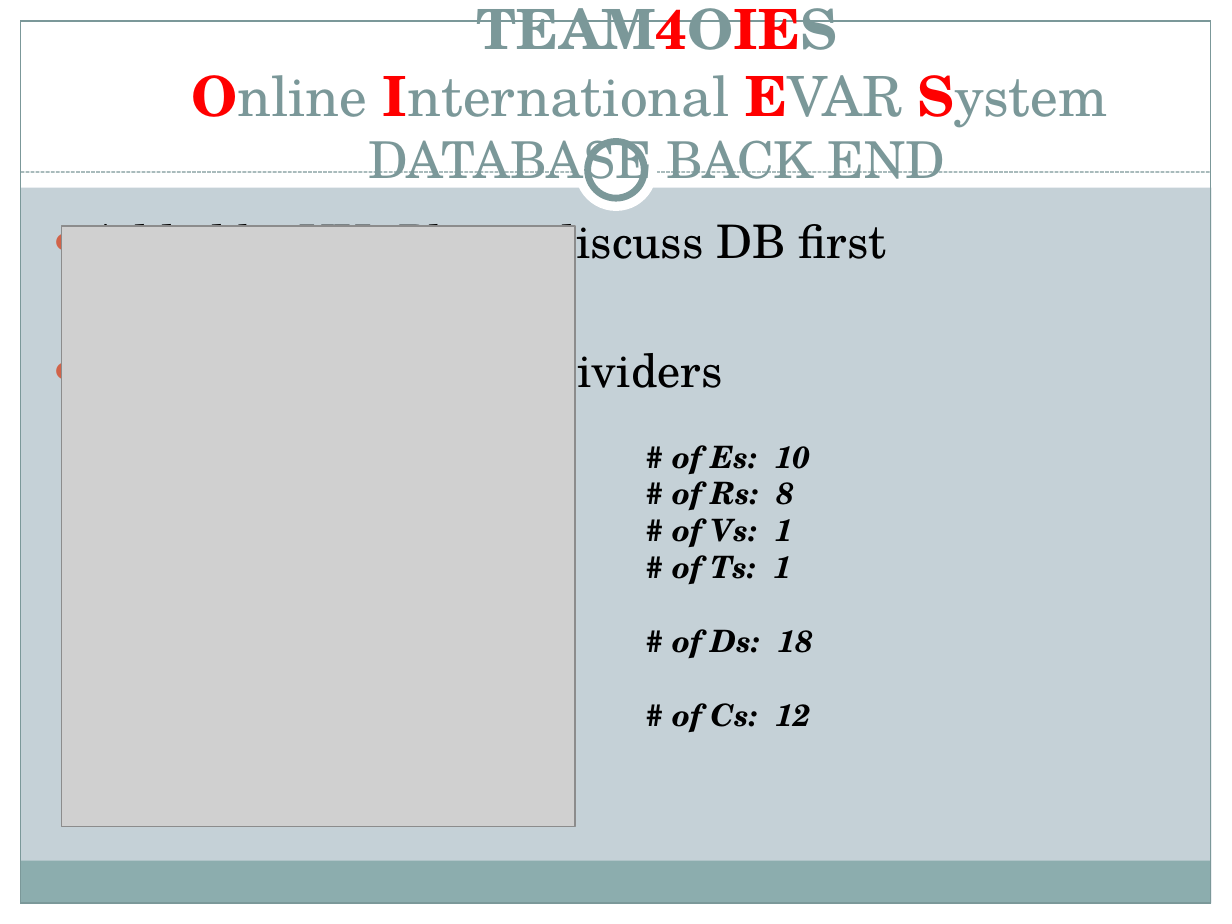
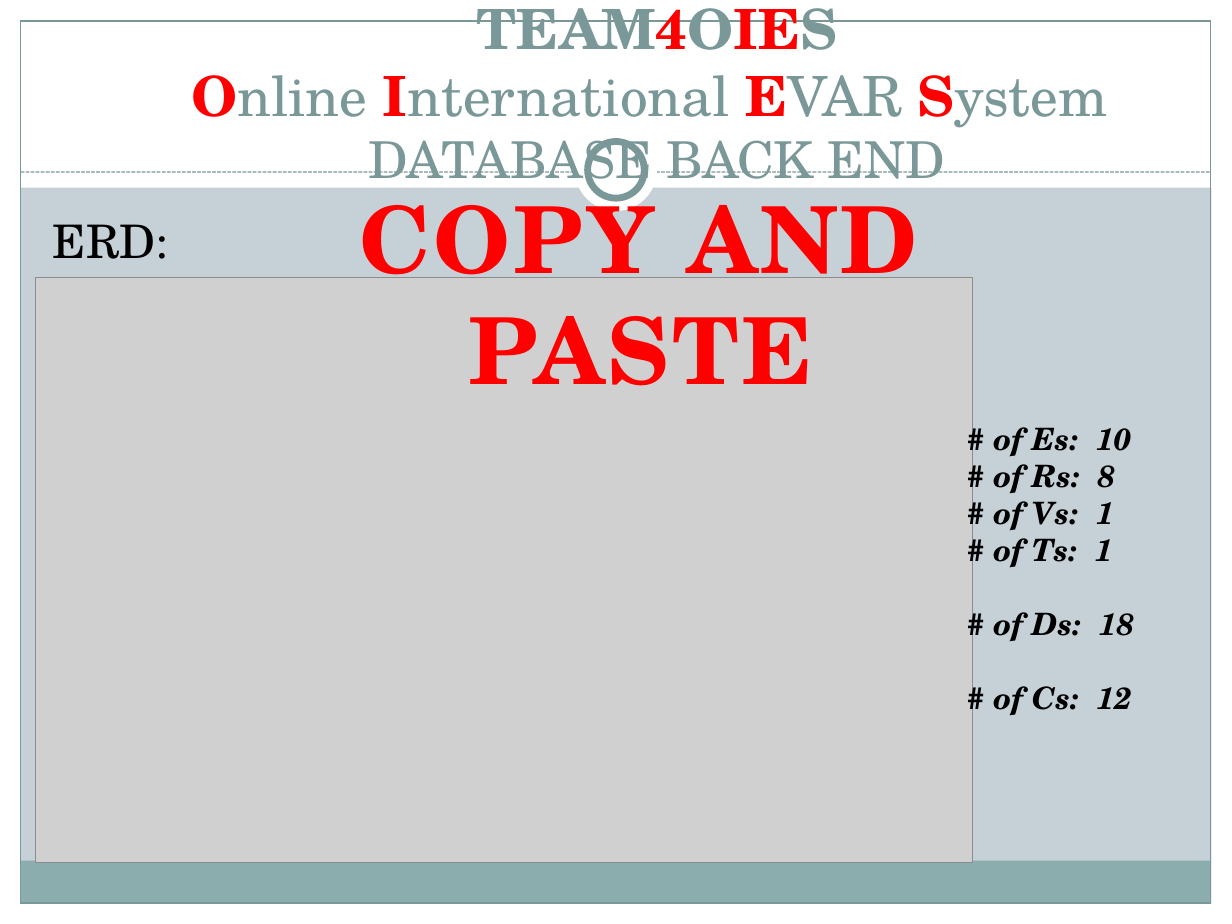
Before and after one commit to jriver27/COSC_4351, a slide deck: slide 2 of COSC4351/TEAM PROJECT DELIVERABLES/TEAMOIES.pptx. Drawn at 1232x924 pixels with LibreOffice and Linux fonts; fonts in the diff are those of the drawing; grey boxes stand for pictures. Boxes give left, top, right and bottom in pixels: in the first picture for what was removed or moved away, otherwise in the second. Text is boxed around its words. In the diff, an @@ line names an element or a change of style, - is before the commit and + after.

Commit message:
4/28/2015 8:45 am COMPLETE COPY OF SVN FOLDER

```diff
--- a/COSC4351/TEAM PROJECT DELIVERABLES/TEAMOIES.pptx
+++ b/COSC4351/TEAM PROJECT DELIVERABLES/TEAMOIES.pptx
@@ text added at (359,179,918,386), 54 pt, text #FF0000, bold @@
+COPY AND PASTE
@@ text at (53,224,169,259): text changed @@
-● Added by VH; Please discuss DB first
-● Please place these as dividers
+ERD:
@@ picture: place and size @@
-picture at (62,225,575,827)
+picture at (36,277,973,862)
@@ text "# of Es: 10": place and size @@
-text "# of Es: 10" at (672,445,813,732)
+text "# of Es: 10" at (993,427,1134,715)
```
Also in this commit, not shown: 1 other slide changed, 11 slides added, 2 slides removed, 52 other files.
